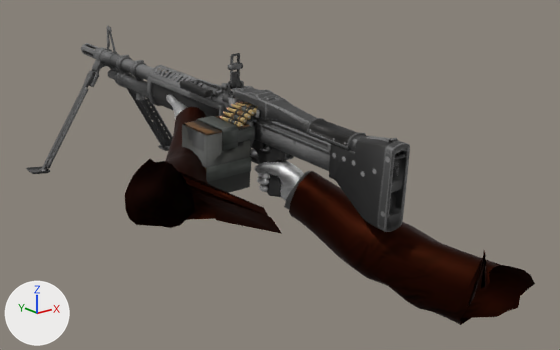
The OBJ model GameData/Animations/LMG/Fire/frame_24.obj, before and after one commit.
The view is the same before and after, from a camera (50 mm lens) standing at (-1.46, -1.52, 0.38) and looking at (0.17, 0.52, -0.43). The lights are fixed; the arrows at lower left show +X, +Y and +Z. Where no turn or scale is listed for an object, it has been applied to the vertices.

The older version as bpy lines, for what is in view:
```python
ob_mesh_001 = bpy.data.objects.new('Mesh.001', me_mesh_001)
ob_mesh_001.location = (0.0, 0.0, 0.0)
ob_mesh_005 = bpy.data.objects.new('Mesh.005', me_mesh_005)
ob_mesh_005.location = (0.0, 0.0, 0.0)
ob_playermodelmerged_001_playermodelmerged = bpy.data.objects.new('PlayerModelMerged.001_PlayerModelMerged', me_playermodelmerged_001_playermodelmerged)
ob_playermodelmerged_001_playermodelmerged.location = (0.0, 0.0, 0.0)
```
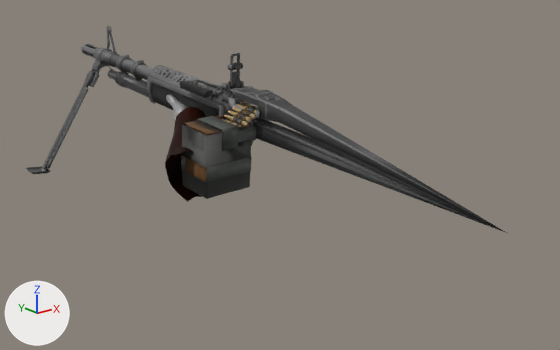
Changed parts and their boxes (x1, y1, x2, y2) in the pictures (560 x 350 px):
'Mesh.005', reshaped (25% wider): before (26, 25, 410, 232); after (26, 25, 507, 233)
'PlayerModelMerged.001_PlayerModelMerged', reshaped: before (125, 95, 535, 325); after (165, 95, 206, 202)
part 1 of me_mesh_005, deleted (black): before (117, 68, 406, 197)
part 2 of me_mesh_005, cut back: before (81, 43, 410, 232); after (85, 47, 507, 233)
part 3 of me_playermodelmerged_001_playermodelmerged, deleted: before (251, 149, 304, 201)
part 4 of me_playermodelmerged_001_playermodelmerged, deleted (black): before (289, 171, 535, 325)
part 5 of me_playermodelmerged_001_playermodelmerged, deleted: before (284, 170, 310, 209)
part 6 of me_playermodelmerged_001_playermodelmerged, deleted: before (125, 151, 282, 234)

What changed in the scene script:
```text
Change me_mesh_005:
    used by ob_mesh_005; location = (0.0, 0.0, 0.0)
    remove me_mesh_005.from_pydata(...)  # 10811 vertices, 20781 faces, 17 loose edges; spans x -0.31..0.41, y -0.1..1.8, z -0.61..0.0
    add me_mesh_005.from_pydata(...)  # 3878 vertices, 6644 faces, 13 loose edges; spans x -0.31..0.14, y -0.46..1.8, z -0.61..0.0
    me_mesh_005 part 1: 18 loose pieces with 1225 vertices, spanning x 0.04..0.41, y -0.09..1.66, z -0.61..-0.13, are deleted
    me_mesh_005 part 2: 218 vertices moved within x -0.11..0.12, y 0.48..1.8, z -0.3..-0.09; 5799 vertices removed from x -0.15..0.15, y -0.1..1.8, z -0.45..-0.06; 91 vertices added at x -0.06..0.12, y -0.46..1.46, z -0.34..-0.02
Change me_playermodelmerged_001_playermodelmerged:
    used by ob_playermodelmerged_001_playermodelmerged; location = (0.0, 0.0, 0.0)
    remove me_playermodelmerged_001_playermodelmerged.from_pydata(...)  # 1157 vertices, 2192 faces; spans x -0.496..0.461, y -0.345..1.047, z -0.756..-0.204
    add me_playermodelmerged_001_playermodelmerged.from_pydata(...)  # 475 vertices, 890 faces; spans x -0.222..0.146, y 0.531..1.047, z -0.48..-0.204
    me_playermodelmerged_001_playermodelmerged part 3: the loose piece of 328 vertices spanning x 0.043..0.143, y 0.271..0.553, z -0.48..-0.327 is deleted
    me_playermodelmerged_001_playermodelmerged part 4: the loose piece of 208 vertices spanning x 0.025..0.461, y -0.345..0.351, z -0.756..-0.349 is deleted
    me_playermodelmerged_001_playermodelmerged part 5: the loose piece of 40 vertices spanning x 0.027..0.167, y 0.213..0.368, z -0.515..-0.349 is deleted
    me_playermodelmerged_001_playermodelmerged part 6
    106 vertices are removed from x -0.496..-0.134, y -0.047..0.63, z -0.482..-0.239
    210 faces are deleted
```
